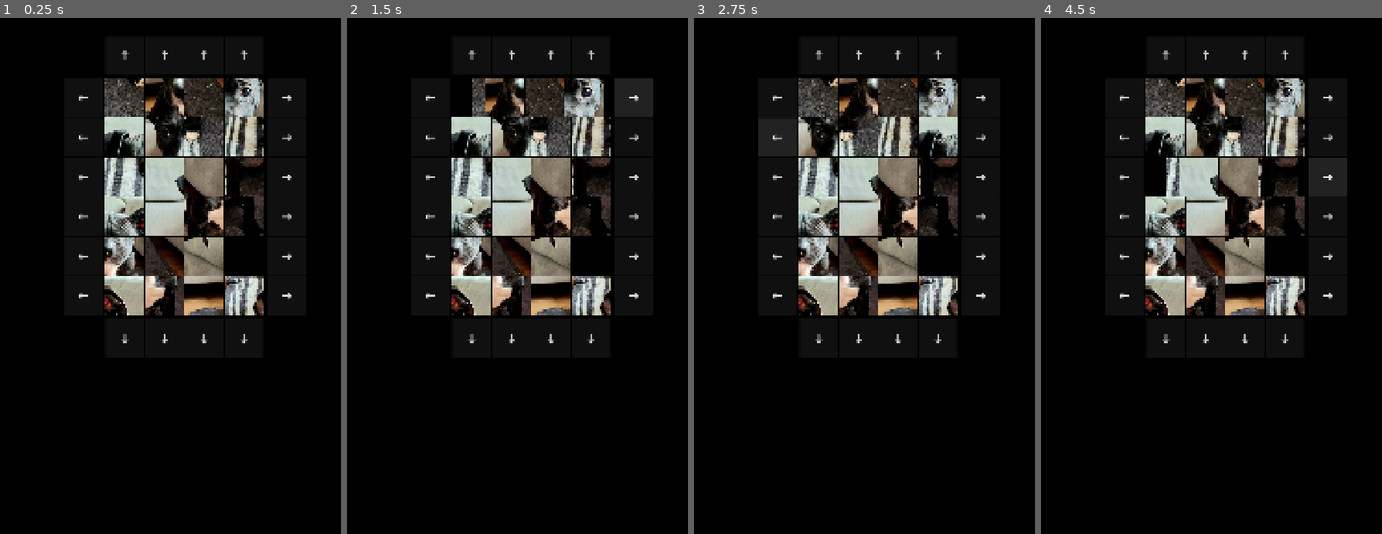
Above: before the commit, frames 1-4 (left to right).
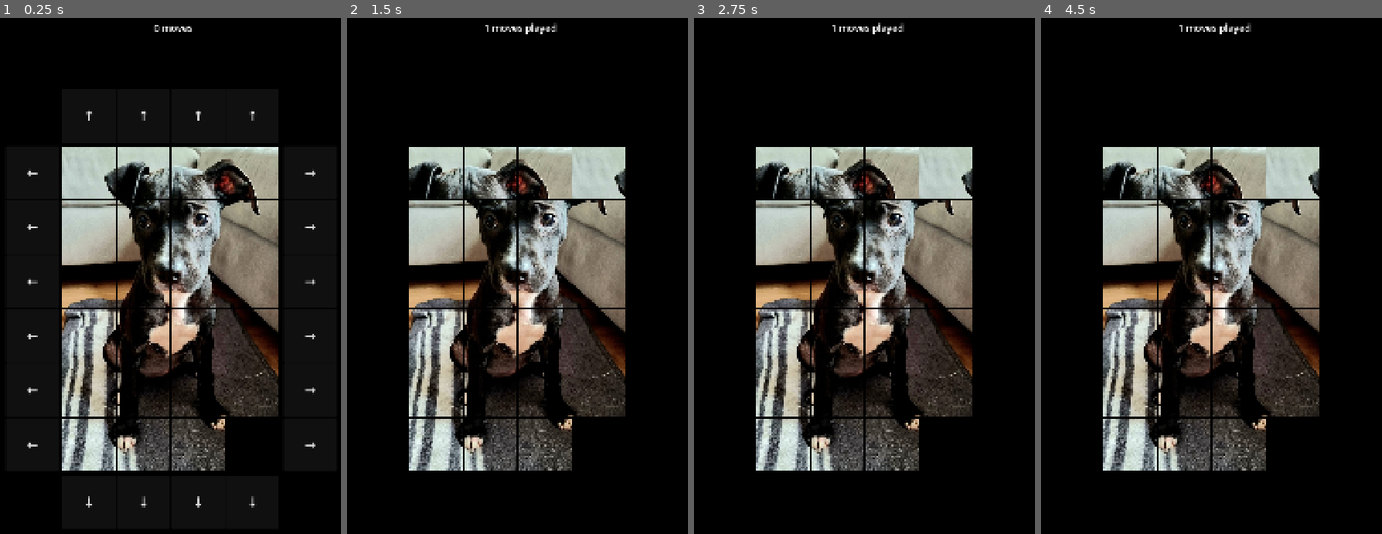
Above: after the commit, the same moments.

Repository: opensourceame/slider
Game: Godot game, scene res://scenes/Game.tscn
Same seed, same stepped clock (60 frames per second), same inputs: the game is played once before the commit and once after it.
Inputs (mouse positions are in pixels of both pictures, inside the frame that each line leads up to):
- Up to frame 1 (0.25 s): no input
- Up to frame 2 (1.5 s): click "←" at 0.5 s; click (633, 95) at 1.25 s, where only the run before the commit has a clickable "→"
- Up to frame 3 (2.75 s): click (775, 136) at 2 s, where only the run before the commit has a clickable "←"
- Up to frame 4 (4.5 s): click (1327, 136) at 2.75 s, where only the run before the commit has a clickable "→"; click (1122, 177) at 3.5 s, where only the run before the commit has a clickable "←"; click (1327, 177) at 4.25 s, where only the run before the commit has a clickable "→"

The runs differ from the first frame. In frame 1, 36% of the frame differs, in the area x 7-93%, y 1-95%; in frame 2, 36%; in frame 3, 36%; in frame 4, 36%, in the area x 18-90%, y 0-88%.

Commit message:
auto sizing

Diff:
--- a/scenes/Game.tscn
+++ b/scenes/Game.tscn
@@ -4,23 +4,25 @@
 [ext_resource type="AudioStream" uid="uid://bunju6vbgjnv0" path="res://sounds/click.mp3" id="2_qbsmt"]
 
 [sub_resource type="LabelSettings" id="LabelSettings_ibkli"]
-font_size = 41
+font_size = 30
 
 [node name="Game" type="Node2D" unique_id=902562489]
 script = ExtResource("1_8jv7h")
 
 [node name="MovesLabel" type="Label" parent="." unique_id=581566356]
-offset_left = 240.0
-offset_top = -150.0
-offset_right = 431.0
-offset_bottom = -83.0
+offset_right = 1080.0
+offset_bottom = 67.0
 text = "0 moves"
 label_settings = SubResource("LabelSettings_ibkli")
+horizontal_alignment = 1
+vertical_alignment = 1
 
 [node name="World" type="CanvasLayer" parent="." unique_id=2122924875]
 
 [node name="Board" type="Node2D" parent="World" unique_id=496759016]
-position = Vector2(200, 190)
+position = Vector2(20, 400)
+
+[node name="Buttons" type="Node2D" parent="World/Board" unique_id=1482873955]
 
 [node name="HUD" type="CanvasLayer" parent="." unique_id=352275736]
 
--- a/scenes/Tile.tscn
+++ b/scenes/Tile.tscn
@@ -9,7 +9,7 @@
 font_size = 70
 
 [node name="Tile" type="Control" unique_id=189504325]
-custom_minimum_size = Vector2(90, 90)
+custom_minimum_size = Vector2(60, 60)
 layout_mode = 3
 anchors_preset = 0
 script = ExtResource("1_tile")
--- a/scripts/GameManager.gd
+++ b/scripts/GameManager.gd
@@ -3,36 +3,101 @@
 @onready var tile_scene   = preload("res://scenes/Tile.tscn")
 @onready var world        = $World
 @onready var board        = $World/Board
+@onready var buttons      = $World/Board/Buttons
 @onready var hud          = $HUD
 
+enum State { PLAYING, WON }
+const BOARD_MARGIN=40 # pixels
+
 var grid_size = Vector2i(4, 6)
-#var grid_size = Vector2(2,3)
+#var grid_size = Vector2i(2,3)
 var source_image: ImageTexture
 var image_pieces: Array[Texture2D] = []
 var tile_size = 120
 var tile_gap = 3
+var base_tile_size = 120
+var calculated_tile_size = 120
 var tiles = []
 var empty_position : Vector2i
 var game_won = false
 var normal_style: StyleBox
 var highlight_style: StyleBox
 var moves : int = 0
+var column_buttons = []
+var row_buttons    = []
+var current_state : int = State.PLAYING
 
 func _ready():
 	empty_position = Vector2i(grid_size.x - 1, grid_size.y - 1)
+
+	# Calculate tile size to fit viewport
+	calculate_tile_size()
+
+	# Connect viewport resize signal
+	get_viewport().size_changed.connect(_on_viewport_resized)
 
 	# Test resource loading
 	print("Testing resource paths:")
 	print("Image exists: ", FileAccess.file_exists("res://images/pepper.jpg"))
 	print("Image import exists: ", FileAccess.file_exists("res://images/pepper.jpg.import"))
+	print("Calculated tile size: ", calculated_tile_size)
 
 	load_and_split_image()
 	create_styles()
 	initialize_grid()
-	randomize_grid()
+	#randomize_grid()
 	setup_tiles()
 
 	print("READY")
+
+func _on_viewport_resized():
+	print("Viewport resized, recalculating tile size...")
+	calculate_tile_size()
+
+	# Reload and split image with new size
+	load_and_split_image()
+
+	# Reinitialize grid with new tile sizes
+	for y in range(grid_size.y):
+		for x in range(grid_size.x):
+			var tile = tiles[y][x]
+			if tile:
+				tile.set_size(Vector2(calculated_tile_size, calculated_tile_size))
+				var piece_index = y * grid_size.x + x
+				if piece_index < image_pieces.size():
+					tile.set_texture(image_pieces[piece_index])
+
+	# Reposition all tiles
+	setup_tiles()
+
+func calculate_tile_size():
+	# Get viewport dimensions
+	var viewport_size = get_viewport().get_visible_rect().size
+	print("Viewport size: ", viewport_size)
+
+	# Calculate available space (leave some margin for buttons and UI)
+	var margin = BOARD_MARGIN  # pixels margin on each side
+	var available_width = viewport_size.x - (margin * 2)
+	var available_height = viewport_size.y - (margin * 2)
+
+	# Calculate tile size based on grid
+	var tile_width  = available_width / (grid_size.x + 2)
+	var tile_height = tile_width
+	#var tile_height = available_height / grid_size.y
+
+	# Use the smaller dimension to ensure tiles fit
+	var max_tile_size = min(tile_width, tile_height)
+
+	# Ensure minimum size for usability
+	max_tile_size = max(max_tile_size, 60)
+
+	# Apply calculated size
+	calculated_tile_size = int(max_tile_size)
+	tile_size = calculated_tile_size
+
+	print("Available space: ", available_width, "x", available_height)
+	print("Tile dimensions calculated: ", tile_width, "x", tile_height)
+	print("Final tile size: ", tile_size)
 
 func _physics_process(delta: float) -> void:
 	pass
@@ -91,9 +156,9 @@
 		print("ERROR: Could not load image with any method")
 		return
 
-	# Resize image to match grid dimensions
-	var target_width = grid_size.x * tile_size
-	var target_height = grid_size.y * tile_size
+	# Resize image to match grid dimensions with calculated tile size
+	var target_width = grid_size.x * calculated_tile_size
+	var target_height = grid_size.y * calculated_tile_size
 	print("Original size: ", image.get_size(), "-> Resizing to: ", target_width, "x", target_height)
 	image.resize(target_width, target_height, Image.INTERPOLATE_LANCZOS)
 	print("After resize: ", image.get_size())
@@ -141,7 +206,7 @@
 	for y in range(grid_size.y):
 		for x in range(grid_size.x):
 			var piece_texture = ImageTexture.new()
-			var piece_image = Image.create(tile_size, tile_size, false, Image.FORMAT_RGB8)
+			var piece_image = Image.create(calculated_tile_size, calculated_tile_size, false, Image.FORMAT_RGB8)
 
 			# Create different colors for visual variety
 			var hue = (y * grid_size.x + x) * 360.0 / (grid_size.x * grid_size.y)
@@ -170,7 +235,7 @@
 	for y in range(grid_size.y):
 		for x in range(grid_size.x):
 			var t = tile_scene.instantiate()
-			t.set_size(Vector2(tile_size, tile_size))
+			t.set_size(Vector2(calculated_tile_size, calculated_tile_size))
 			var piece_index = y * grid_size.x + x
 			if x == empty_position.x and y == empty_position.y:
 				t.set_number(0)
@@ -217,7 +282,7 @@
 
 func create_row_buttons():
 	var spacing = tile_gap
-	var button_size = tile_size
+	var button_size = calculated_tile_size
 	var button_spacing = 10
 	var grid_offset = get_grid_offset()
 	var start_x = grid_offset.x
@@ -240,7 +305,7 @@
 		left_button.pressed.connect(func(): slide_row(y, -1))
 
 		# Add left button to world
-		board.add_child(left_button)
+		buttons.add_child(left_button)
 
 		# Create right arrow button at end of each row
 		var right_button = Button.new()
@@ -258,11 +323,11 @@
 		right_button.pressed.connect(func(): slide_row(y, 1))
 
 		# Add right button to world
-		board.add_child(right_button)
+		buttons.add_child(right_button)
 
 func create_column_buttons():
 	var spacing = tile_gap
-	var button_size = tile_size
+	var button_size = calculated_tile_size
 	var button_spacing = 10
 	var grid_offset = get_grid_offset()
 	var start_x = grid_offset.x
@@ -285,7 +350,7 @@
 		up_button.pressed.connect(func(): slide_column(x, -1))
 
 		# Add up button to world
-		board.add_child(up_button)
+		buttons.add_child(up_button)
 
 		# Create down arrow button below each column
 		var down_button = Button.new()
@@ -303,7 +368,7 @@
 		down_button.pressed.connect(func(): slide_column(x, 1))
 
 		# Add down button to world
-		board.add_child(down_button)
+		buttons.add_child(down_button)
 
 func setup_tiles():
 	# Clean up existing tiles and buttons first
@@ -346,7 +411,7 @@
 		move_tiles_to_empty(tile)
 
 func check_win():
-	return
+	#return
 	var expected = 1
 	for y in range(grid_size.y):
 		for x in range(grid_size.x):
@@ -359,7 +424,12 @@
 			if t.number != expected:
 				return false
 			expected += 1
-	print("COMPLETE")
+
+	for button in buttons.get_children():
+		button.queue_free()
+
+	current_state = State.WON
+
 	return true
 
 func check_win_after_move():
@@ -379,6 +449,9 @@
 	highlight_style.bg_color = Color.DARK_GREEN
 
 func _on_tile_hover(tile: Tile, hovering: bool):
+	if current_state == State.WON:
+		return
+
 	if hovering:
 		highlight_tiles_to_empty(tile)
 	else:
@@ -507,6 +580,8 @@
 
 	$MovesLabel.text = str(moves) + " moves played"
 
+	check_win()
+
 func get_tile_at(pos: Vector2i) -> Tile:
 	for child in board.get_children():
 		if child is Tile and child.grid_position == pos:
--- a/scripts/Tile.gd
+++ b/scripts/Tile.gd
@@ -63,7 +63,7 @@
 
 func set_highlight(highlighted: bool):
 	if highlighted:
-		modulate = Color.DARK_SLATE_BLUE
+		modulate = Color.YELLOW
 		background.add_theme_stylebox_override("panel", game.highlight_style)
 	else:
 		modulate = Color.WHITE
Not shown, changed: export_presets.cfg
Not shown, changed: .gitignore
Not shown, changed: Sliding Puzzle.dmg
Not shown, changed: Sliding Puzzle.x86_64
